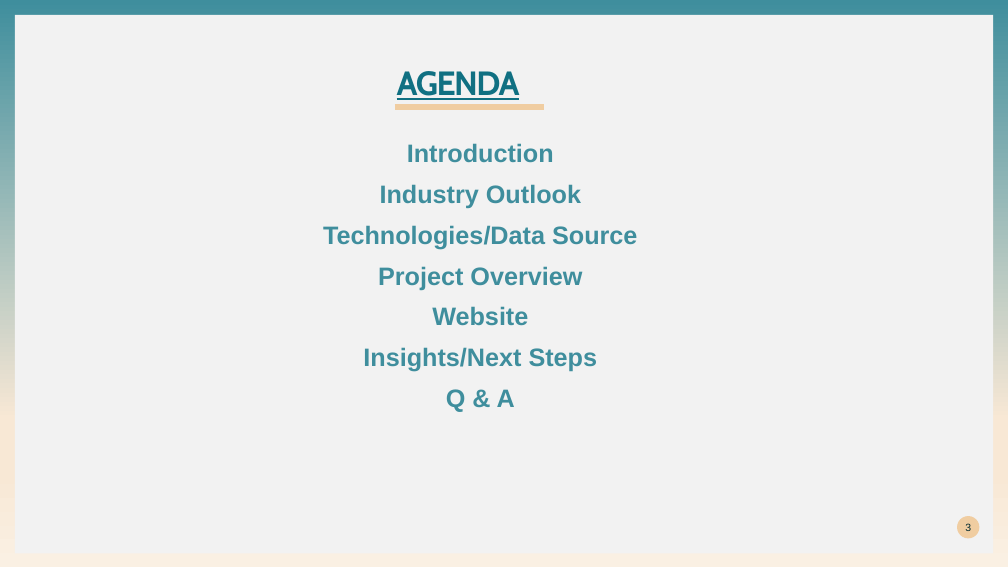
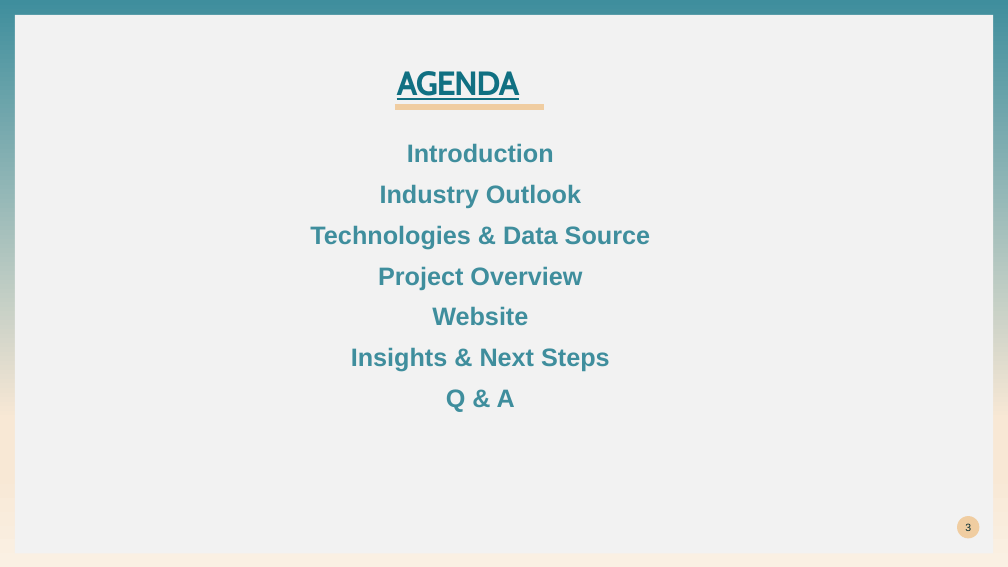
Before and after one commit to khutula/Medical-Insurance-Costs, a slide deck: slide 3 of documents/Medical Insurance Cost.pptx. Drawn at 1008x567 pixels with LibreOffice and Linux fonts; fonts in the diff are those of the drawing. Boxes give left, top, right and bottom in pixels: in the first picture for what was removed or moved away, otherwise in the second. Text is boxed around its words. In the diff, an @@ line names an element or a change of style, - is before the commit and + after.

```diff
--- a/documents/Medical Insurance Cost.pptx
+++ b/documents/Medical Insurance Cost.pptx
@@ text at (x1=310, y1=225, x2=650, y2=250): text changed @@
-Technologies/Data Source
+Technologies & Data Source
@@ text at (x1=351, y1=347, x2=610, y2=372): text changed @@
-Insights/Next Steps
+Insights & Next Steps
```
Also in this commit, not shown: 7 other slides changed, 2 slides added, 2 slides removed.
